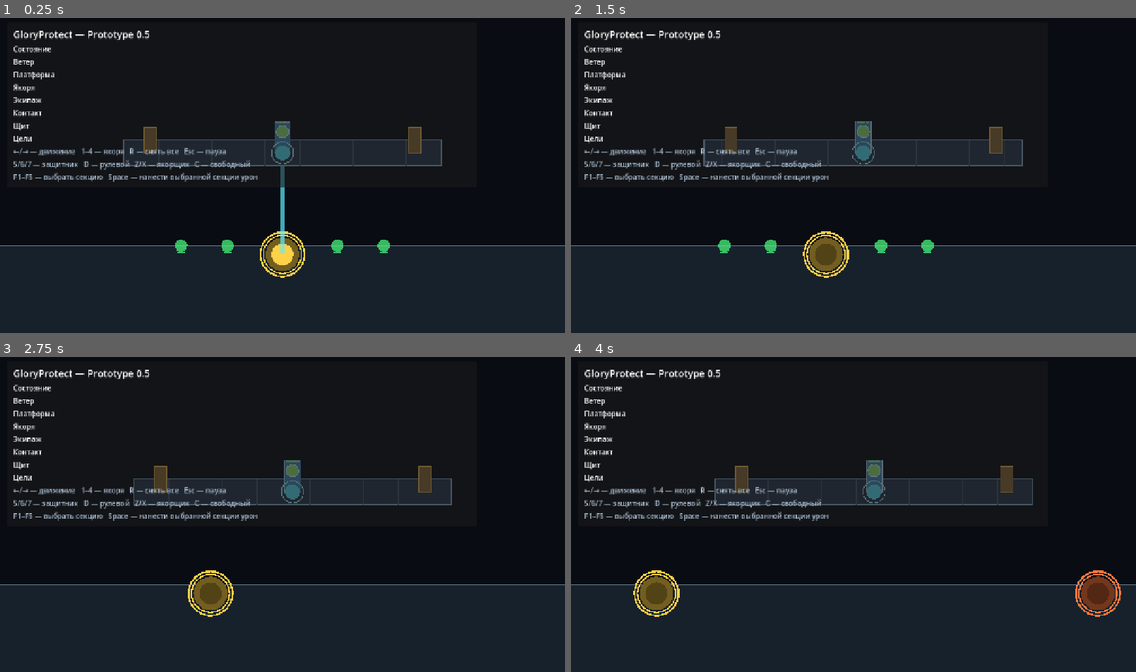
Above: before the commit, frames 1-4 (two rows, left to right).
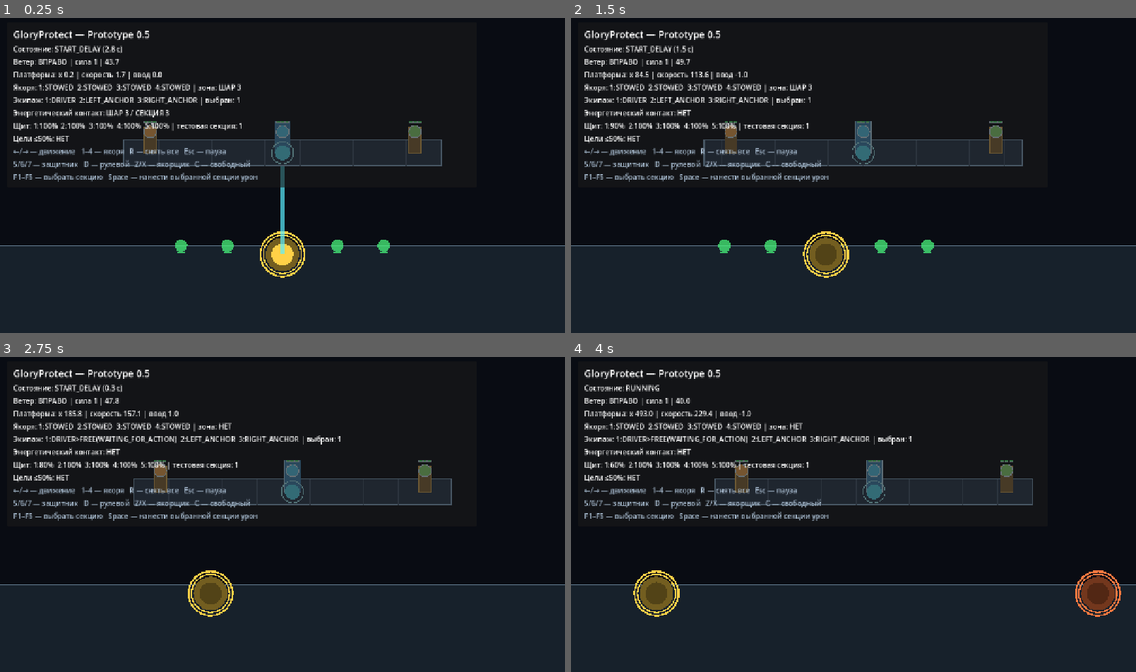
Above: after the commit, the same moments.

Repository: bageus/GloryProtect
Game: Godot game, scene res://scenes/game/game_root.tscn
Same seed, same stepped clock (60 frames per second), same inputs: the game is played once before the commit and once after it.
Inputs:
- Up to frame 1 (0.25 s): no input
- Up to frame 2 (1.5 s): tap Enter at 0.5 s; hold Right (ui_right) 0.53-1.28 s; tap Z at 0.6 s; tap Space at 0.77 s; tap X at 0.8, 1.35 s; hold Left (ui_left) from 1.28 s (still down)
- Up to frame 3 (2.75 s): tap Space at 1.52 s; tap C at 1.55, 2.1 s; release Left (ui_left) at 2.03 s; hold Right (ui_right) from 2.03 s (still down); tap Z at 2.3 s
- Up to frame 4 (4 s): tap Z at 2.85 s; tap Space at 3.02, 3.77 s; tap X at 3.05, 3.6 s; release Right (ui_right) at 3.53 s; hold Left (ui_left) from 3.53 s (still down); tap C at 3.8 s

The runs differ from the first frame. In frame 1, 2.5% of the frame differs, in the area x 2-75%, y 8-40%; in frame 2, 2.4%; in frame 3, 2.6%, in the area x 2-77%, y 8-40%; in frame 4, 2.6%.
Error before the commit: Parse Error: Cannot infer the type of "role_id" variable because the value doesn't have a set type. (res://scripts/crew/crew_role_manager.gd:105)

Commit message:
fix: add explicit types to crew role manager

Diff:
--- a/scripts/crew/crew_role_manager.gd
+++ b/scripts/crew/crew_role_manager.gd
@@ -14,8 +14,8 @@
 @export_node_path("SteeringInputProvider") var steering_input_path: NodePath
 @export_node_path("AnchorSystem") var anchor_system_path: NodePath
 
-var _assignments: Dictionary = {}
-var _stations := RoleStationRegistry.new()
+var _assignments: Dictionary[int, CrewAssignmentRuntime] = {}
+var _stations: RoleStationRegistry = RoleStationRegistry.new()
 var _initialized: bool = false
 
 @onready var _crew: CrewManager = get_node(crew_manager_path)
@@ -32,8 +32,7 @@
 	if not _initialized:
 		return
 
-	for assignment in _assignments.values():
-		var runtime := assignment as CrewAssignmentRuntime
+	for runtime: CrewAssignmentRuntime in _assignments.values():
 		if runtime.state != CrewAssignmentRuntime.State.WAITING_FOR_ACTION:
 			continue
 		if not _is_current_action_active(runtime.current_role):
@@ -48,7 +47,7 @@
 		assignment_rejected.emit(defender_id, role_id, &"role_unavailable")
 		return
 
-	var runtime := _assignments[defender_id] as CrewAssignmentRuntime
+	var runtime: CrewAssignmentRuntime = _assignments[defender_id]
 	if runtime.state == CrewAssignmentRuntime.State.DEAD:
 		assignment_rejected.emit(defender_id, role_id, &"defender_dead")
 		return
@@ -71,14 +70,14 @@
 
 
 func get_assignment(defender_id: int) -> CrewAssignmentRuntime:
-	return _assignments.get(defender_id) as CrewAssignmentRuntime
+	return _assignments.get(defender_id)
 
 
 func get_summary() -> String:
 	var parts := PackedStringArray()
-	var ids := _assignments.keys()
+	var ids: Array[int] = _assignments.keys()
 	ids.sort()
-	for defender_id in ids:
+	for defender_id: int in ids:
 		parts.append(_format_assignment(_assignments[defender_id]))
 	return "  ".join(parts)
 
@@ -89,30 +88,28 @@
 	_anchors.set_operator_assigned(AnchorRuntime.Side.LEFT, false)
 	_anchors.set_operator_assigned(AnchorRuntime.Side.RIGHT, false)
 
-	for defender in _crew.get_all_defenders():
+	for defender: Defender in _crew.get_all_defenders():
 		var runtime := CrewAssignmentRuntime.new(defender.defender_id)
 		_assignments[defender.defender_id] = runtime
 		defender.destination_reached.connect(_on_defender_destination_reached)
 		defender.died.connect(_on_defender_died)
 
-	var initial_roles := [
+	var initial_roles: Array[int] = [
 		CrewRole.Id.DRIVER,
 		CrewRole.Id.LEFT_ANCHOR,
 		CrewRole.Id.RIGHT_ANCHOR,
 	]
-	for defender in _crew.get_all_defenders():
-		var role_id := (
-			initial_roles[defender.defender_id]
-			if defender.defender_id < initial_roles.size()
-			else CrewRole.Id.FREE_FIGHTER
-		)
+	for defender: Defender in _crew.get_all_defenders():
+		var role_id: int = CrewRole.Id.FREE_FIGHTER
+		if defender.defender_id < initial_roles.size():
+			role_id = initial_roles[defender.defender_id]
 		_activate_initial_role(defender, role_id)
 
 	_initialized = true
 
 
 func _activate_initial_role(defender: Defender, role_id: int) -> void:
-	var runtime := _assignments[defender.defender_id] as CrewAssignmentRuntime
+	var runtime: CrewAssignmentRuntime = _assignments[defender.defender_id]
 	runtime.current_role = role_id
 	runtime.target_role = role_id
 	runtime.state = CrewAssignmentRuntime.State.ACTIVE
@@ -128,7 +125,7 @@
 
 	runtime.current_role = CrewRole.Id.FREE_FIGHTER
 	runtime.state = CrewAssignmentRuntime.State.MOVING
-	var defender := _crew.get_defender(runtime.defender_id)
+	var defender: Defender = _crew.get_defender(runtime.defender_id)
 	defender.move_to(_stations.get_target_x(runtime.target_role, runtime.defender_id))
 	_emit_assignment(runtime)
 
@@ -182,11 +179,13 @@
 
 
 func _format_assignment(runtime: CrewAssignmentRuntime) -> String:
-	var current := CrewRole.get_display_name(runtime.current_role)
+	var current: String = CrewRole.get_display_name(runtime.current_role)
 	if runtime.state == CrewAssignmentRuntime.State.ACTIVE:
 		return "%d:%s" % [runtime.defender_id + 1, current]
-	var target := CrewRole.get_display_name(runtime.target_role)
-	var state_name := CrewAssignmentRuntime.State.keys()[runtime.state]
+	var target: String = CrewRole.get_display_name(runtime.target_role)
+	var state_name: String = String(
+		CrewAssignmentRuntime.State.keys()[runtime.state]
+	)
 	return "%d:%s>%s(%s)" % [
 		runtime.defender_id + 1,
 		current,
@@ -205,14 +204,14 @@
 
 
 func _on_defender_destination_reached(defender_id: int) -> void:
-	var runtime := get_assignment(defender_id)
+	var runtime: CrewAssignmentRuntime = get_assignment(defender_id)
 	if runtime == null or runtime.state != CrewAssignmentRuntime.State.MOVING:
 		return
 	_activate_target_role(runtime)
 
 
 func _on_defender_died(defender_id: int) -> void:
-	var runtime := get_assignment(defender_id)
+	var runtime: CrewAssignmentRuntime = get_assignment(defender_id)
 	if runtime == null:
 		return
 	_deactivate_capability(runtime.current_role)
